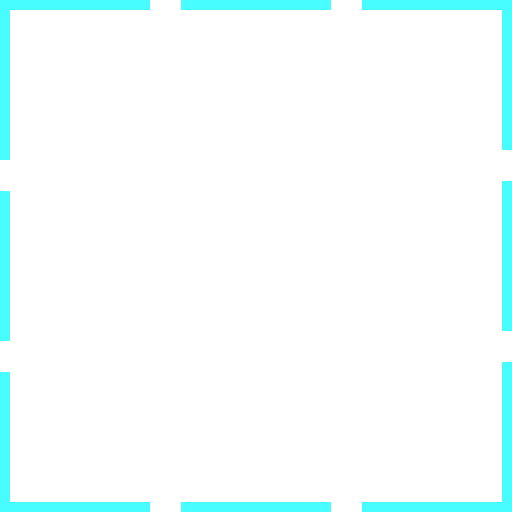
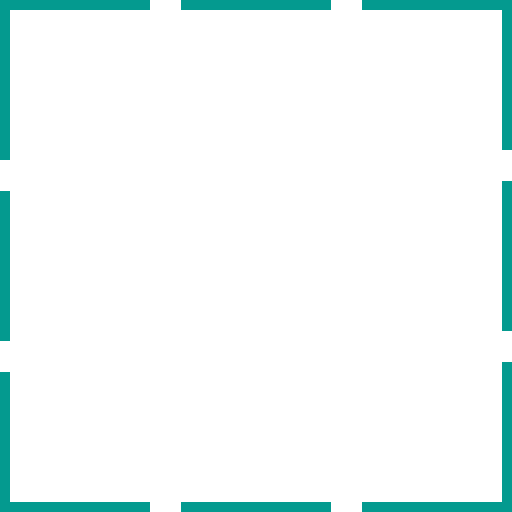
Two versions of the same layered image (512×512). Layer-by-layer changes:
painted on "Layer 4 copy 5" over 0, 0, 512, 512
